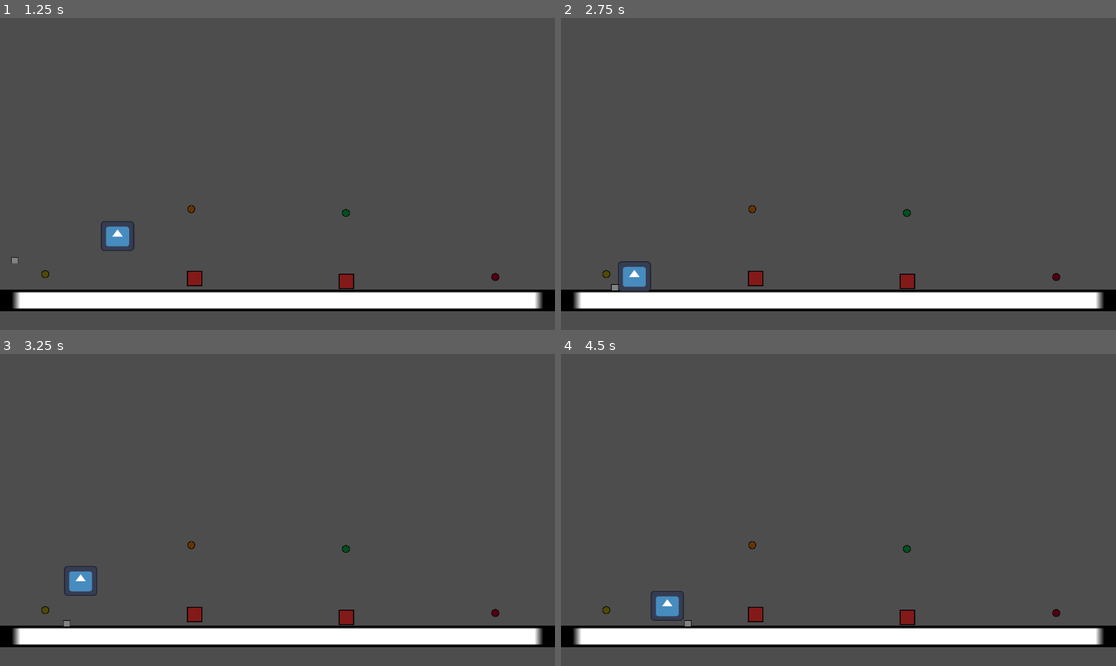
Above: before the commit, frames 1-4 (two rows, left to right).
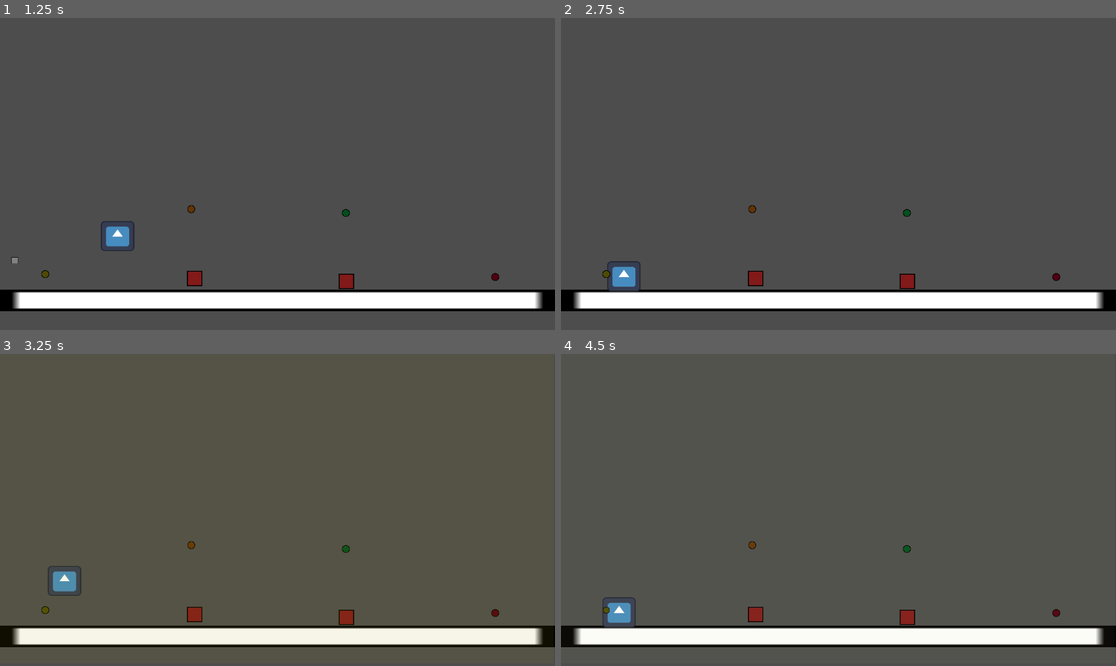
Above: after the commit, the same moments.

Repository: samuelurbinaflor/school-game-jam
Game: Godot game, scene res://scenes/testLevel.tscn
Same seed, same stepped clock (60 frames per second), same inputs: the game is played once before the commit and once after it. The engine's default icon, where the game draws it, is replaced by a stand-in: a white triangle on a blue panel in a dark square.
Inputs:
- Up to frame 1 (1.25 s): tap D (moverDere) at 0.6 s; tap Space (salto) at 0.77 s
- Up to frame 2 (2.75 s): tap D (moverDere) at 1.35, 2.1 s; tap Space (salto) at 1.52 s; tap Enter at 2 s; hold A (moverIzq) from 2.03 s (still down)
- Up to frame 3 (3.25 s): release A (moverIzq) at 2.78 s; tap D (moverDere) at 2.85 s; tap Space (salto) at 3.02 s
- Up to frame 4 (4.5 s): tap D (moverDere) at 3.6, 4.35 s; tap Space (salto) at 3.77 s; hold A (moverIzq) from 4.28 s (still down)

Frame 1 is identical in both runs. In frame 2, 0.4% of the frame differs, in the area x 8-17%, y 77-88%; in frame 3, 0.6%; in frame 4, 1.0%, in the area x 7-24%, y 75-88%.

Commit message:
Implementacion de png para el fondo y las plataformas

Diff:
--- a/scenes/enemigo.tscn
+++ b/scenes/enemigo.tscn
@@ -16,9 +16,11 @@
 scale = Vector2(0.6875, 0.62499994)
 texture = ExtResource("2_1yqjy")
 
-[node name="CollisionShape2D" type="CollisionShape2D" parent="."]
+[node name="Area2D" type="Area2D" parent="."]
 position = Vector2(0, 1.0000038)
 scale = Vector2(0.9999999, 1)
+
+[node name="CollisionShape2D" type="CollisionShape2D" parent="Area2D"]
 shape = SubResource("RectangleShape2D_pe0jf")
 
 [node name="RayCastIzq" type="RayCast2D" parent="."]
@@ -35,3 +37,5 @@
 position = Vector2(11.559453, 4.406009)
 scale = Vector2(0.9999998, 1)
 target_position = Vector2(0, 16.155369)
+
+[connection signal="body_entered" from="Area2D" to="." method="_on_area_2d_body_entered"]
--- /dev/null
+++ b/scenes/platform.tscn
@@ -0,0 +1,12 @@
+[gd_scene load_steps=2 format=3 uid="uid://bakxgidg8m81q"]
+
+[sub_resource type="RectangleShape2D" id="RectangleShape2D_v4t87"]
+
+[node name="Platform" type="Node2D"]
+
+[node name="Area2D" type="Area2D" parent="."]
+
+[node name="CollisionShape2D" type="CollisionShape2D" parent="Area2D"]
+shape = SubResource("RectangleShape2D_v4t87")
+
+[node name="Sprite2D" type="Sprite2D" parent="."]
Binary file added: assets/sprites/ColorBlock.png
Not shown, added: assets/sprites/ColorBlock.png.import
Binary file added: assets/sprites/grid.png
Not shown, added: assets/sprites/grid.png.import
Binary file added: assets/sprites/gridOthers.png
Not shown, added: assets/sprites/gridOthers.png.import
Not shown: 1 places in scenes/enemigo.tscn that only renumber resources
